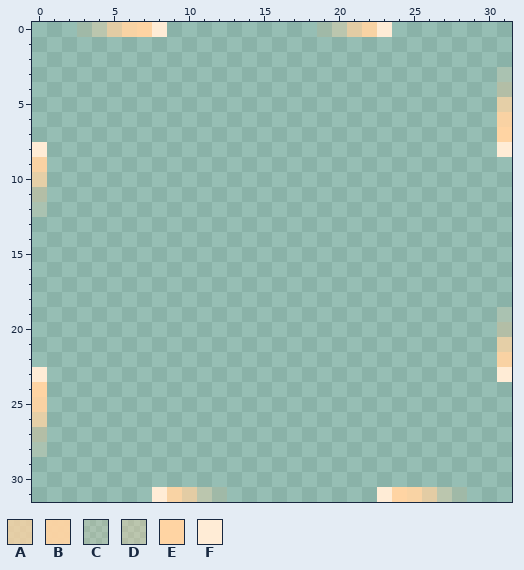
Two versions of one pixel-art sprite, InParallel Art Assets/ComponentHover5.png. Above: the version before the commit.
The file is 32x32 pixels. Colours within 5 levels of each other are drawn and written as one.
Palette (. is transparent): A #ffd4a3c1  B #ffd4a3f1  C #ffd4a331  D #ffd4a359  E #ffd4a3  F #ffecd6
After:
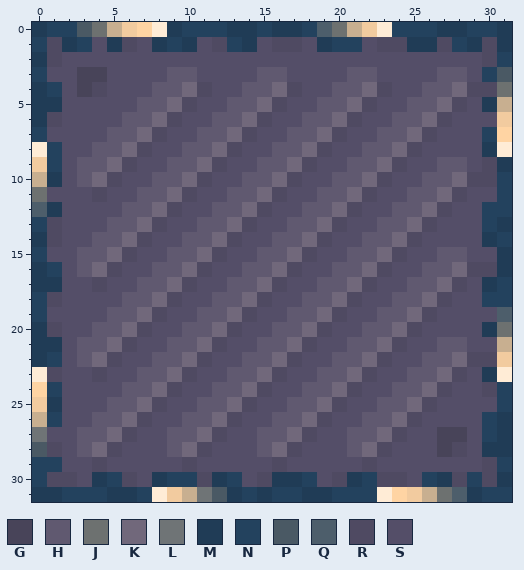
Colours new in this view: G #484459  H #605970  J #6d7170  K #71687b  L #6f7476  M #203c56  N #23425e  P #4a5964  Q #4d5e6b  R #4f4a62  S #544e68
Log entry: Add files via upload Hover Sprites with Compinent tiles added in the backgrund.
Edits made:
colour A: #ffd4a3c1 -> #c8af90
colour B: #ffd4a3f1 -> #f2cb9f
Changed rows in their new state; - is a pixel that keeps its letter.
first column x 0:
 0 MNNPJ----MNNNMMNMMNQJ---NNNMMNNM
 1 NRMNSMRSMNMSRNMSRRSMNNSRRMMRNMRM
 2 MRSSSSSSSSSSSSSSSSSSSSSSSSSSSSRN
 3 NSSGGSSSSHHSSSSHHSSSSHHSSSSHHSNP
 4 MNSGRSSSHHKRSSHHKRSSHHKRSSHHKRRJ
 5 MMSSSSSHHKRSSHHKRSSHHKRSSHHKRSM-
 6 MRSSSSHHKRSSHHKRSSHHKRSSHHKRSSS-
 7 NSSSSHHKRSSHHKRSSHHKRSSHHKRSSSN-
 8 -NSSHHKRSSHHKRSSHHKRSSHHKRSSSSM-
 9 -NSHHKRSSHHKRSSHHKRSSHHKRSSHHSRM
10 -MSHKRSSHHKRSSHHKRSSHHKRSSHHKRRN
11 JSSSRSSHHKRSSHHKRSSHHKRSSHHKRSSN
12 QMSSSSHHKRSSHHKRSSHHKRSSHHKRSSNN
13 NRSSSHHKRSSHHKRSSHHKRSSHHKRSSSNM
14 MRSSHHKRSSHHKRSSHHKRSSHHKRSSSSMN
15 NSSHHKRSSHHKRSSHHKRSSHHKRSSHHSSM
16 MNSHKRSSHHKRSSHHKRSSHHKRSSHHKRRM
17 MMSSRSSHHKRSSHHKRSSHHKRSSHHKRSMN
18 NRSSSSHHKRSSHHKRSSHHKRSSHHKRSSNN
19 NSSSSHHKRSSHHKRSSHHKRSSHHKRSSSSQ
20 MRSSHHKRSSHHKRSSHHKRSSHHKRSSSSMJ
21 MMSHHKRSSHHKRSSHHKRSSHHKRSSHHSS-
22 MNSHKRSSHHKRSSHHKRSSHHKRSSHHKRR-
23 -RSSRSSHHKRSSHHKRSSHHKRSSHHKRSM-
24 -NSSSSHHKRSSHHKRSSHHKRSSHHKRSSRN
25 -MSSSHHKRSSHHKRSSHHKRSSHHKRSSSSN
26 -NSSHHKRSSHHKRSSHHKRSSHHKRSSSSNM
27 LSSHHKRSSHHKRSSHHKRSSHHKRSSGGSNM
28 PRSHKRSSSHKRSSSHKRSSSHKRSSSGRSMM
29 NNSSRSSSSSRSSSSSRSSSSSRSSSSSSSRN
30 NRRSMNRSMNNRMNSRMMNSRMNRRSNMRNRM
31 MMNNNMMN---LPMNMNNMMNNN----JQMNN
Changed places in both pictures, as pixel boxes (x1, y1, x2, y2):
changed: (32, 22, 512, 502)
